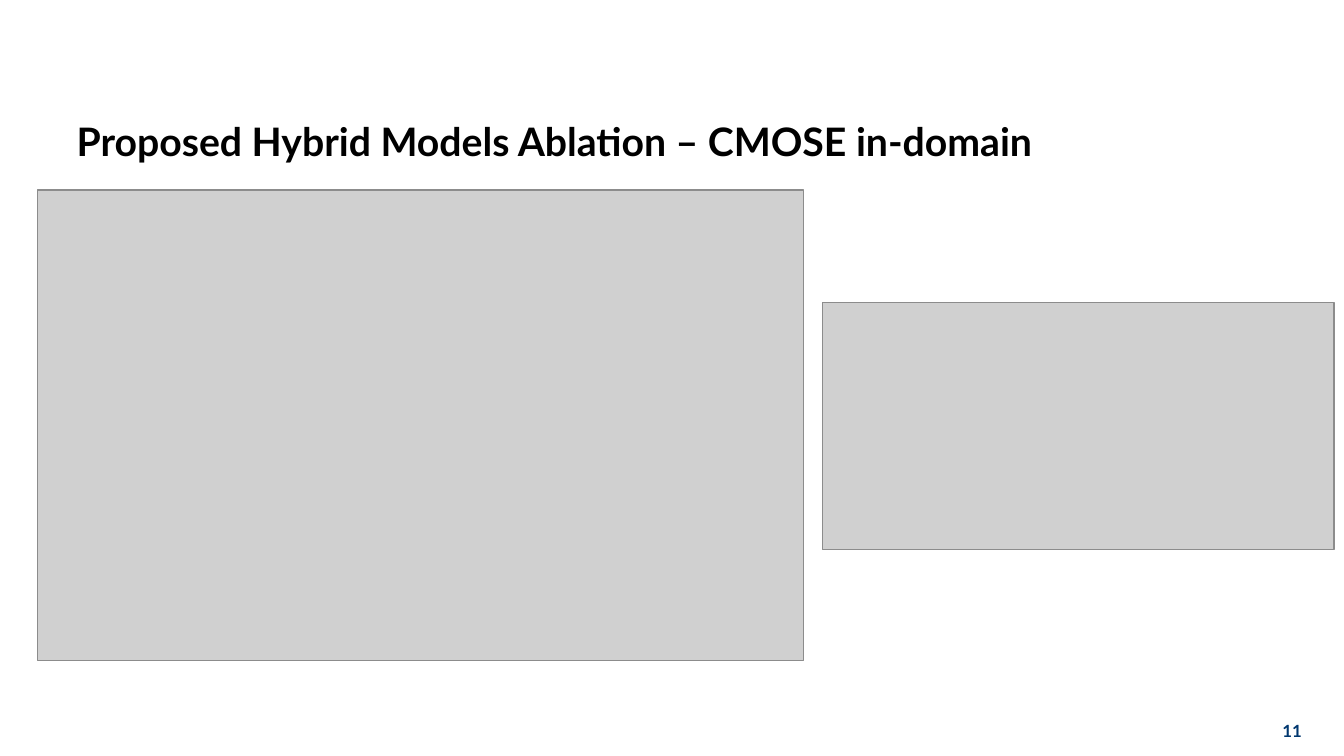
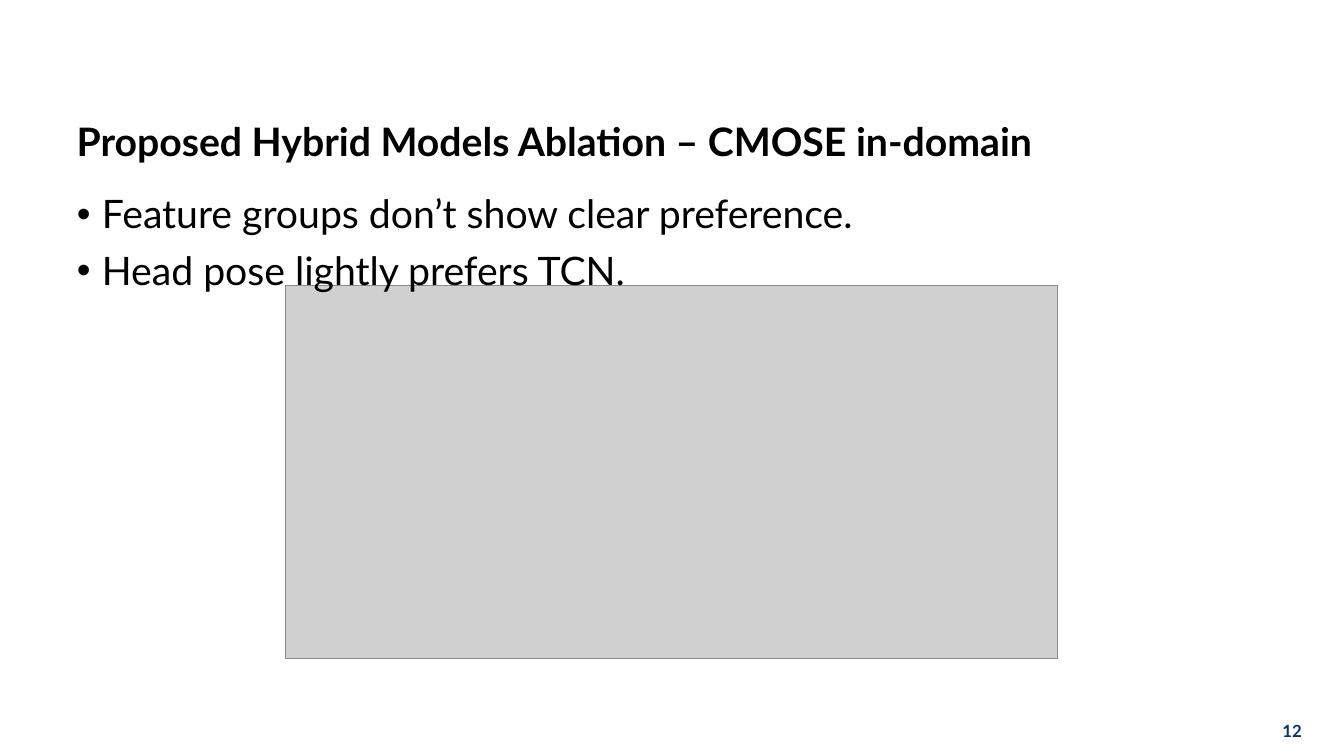
Before and after one commit to hoa2004st/CNN-in-CMOSE, a slide deck: slide 12 of documents/presentation/thesis.pptx (slide 11 before the commit). Drawn at 1344x756 pixels with LibreOffice and Linux fonts; fonts in the diff are those of the drawing; grey boxes stand for pictures; background and template pictures are left out. Boxes give left, top, right and bottom in pixels: in the first picture for what was removed or moved away, otherwise in the second. Text is boxed around its words. In the diff, an @@ line names an element or a change of style, - is before the commit and + after.

```diff
--- a/documents/presentation/thesis.pptx
+++ b/documents/presentation/thesis.pptx
@@ picture removed at [37,191,804,661] @@
@@ text added at [102,198,853,293], 28 pt, text #000000 @@
+• Feature groups don’t show clear preference.
+• Head pose lightly prefers TCN.
@@ picture: place and size @@
-picture at [823,302,1335,549]
+picture at [286,285,1059,658]
@@ page number at [1282,724,1301,737]: text changed @@
-11
+12
```
Also in this commit, not shown: 10 other slides changed, 6 slides added, 2 slides removed, 2 other files.
